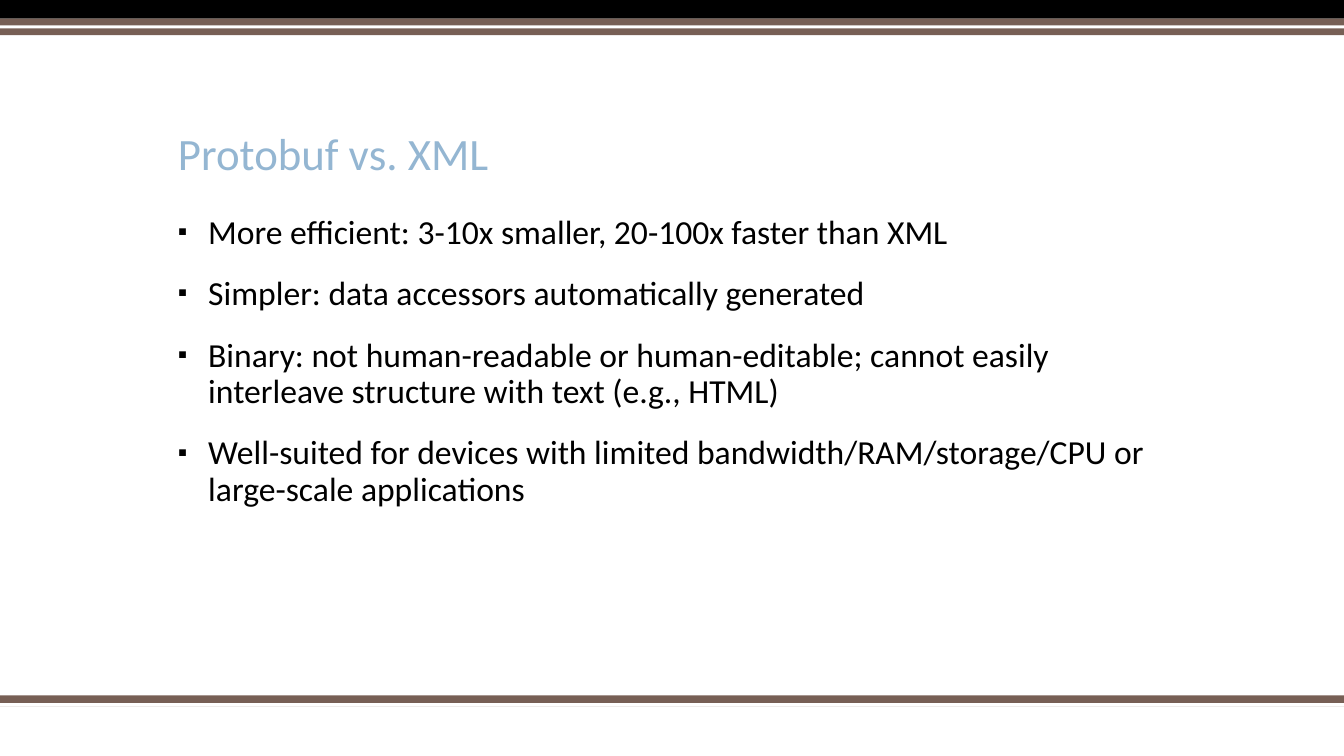
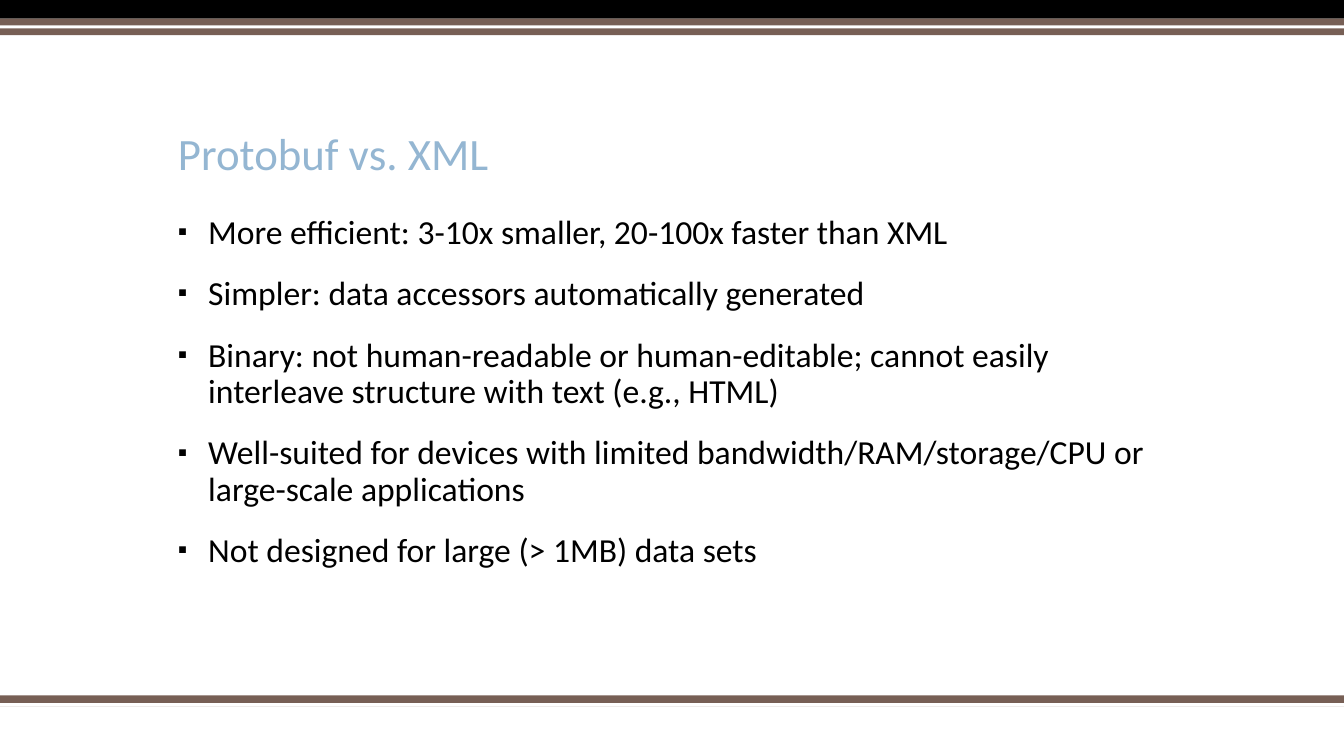
Before and after one commit to kerchen/PyOhioProtobuf, a slide deck: slide 3 of PythonProtobufPyOhio2017.pptx. Drawn at 1344x756 pixels with LibreOffice and Linux fonts; fonts in the diff are those of the drawing; background and template pictures are left out. Boxes give left, top, right and bottom in pixels: in the first picture for what was removed or moved away, otherwise in the second. Text is boxed around its words. In the diff, an @@ line names an element or a change of style, - is before the commit and + after.

```diff
--- a/PythonProtobufPyOhio2017.pptx
+++ b/PythonProtobufPyOhio2017.pptx
@@ text at [208, 537, 757, 568]: paragraph added @@
+▪ Not designed for large (> 1MB) data sets
```
Also in this commit, not shown: 1 other slide changed, 1 slide added, 3 other files.
